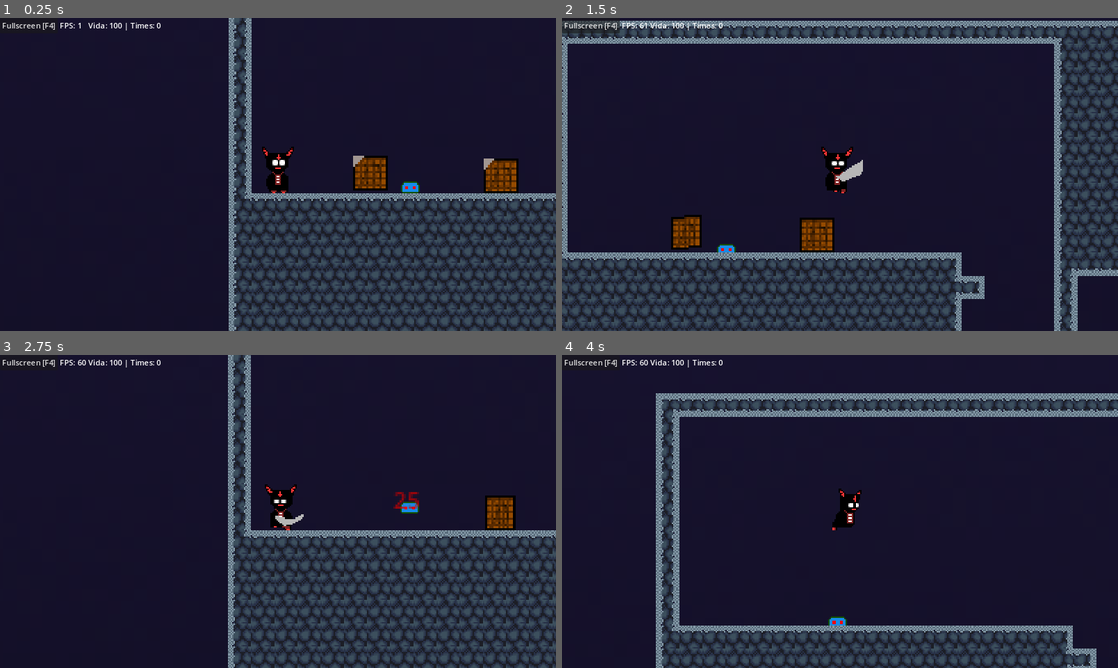
Above: before the commit, frames 1-4 (two rows, left to right).
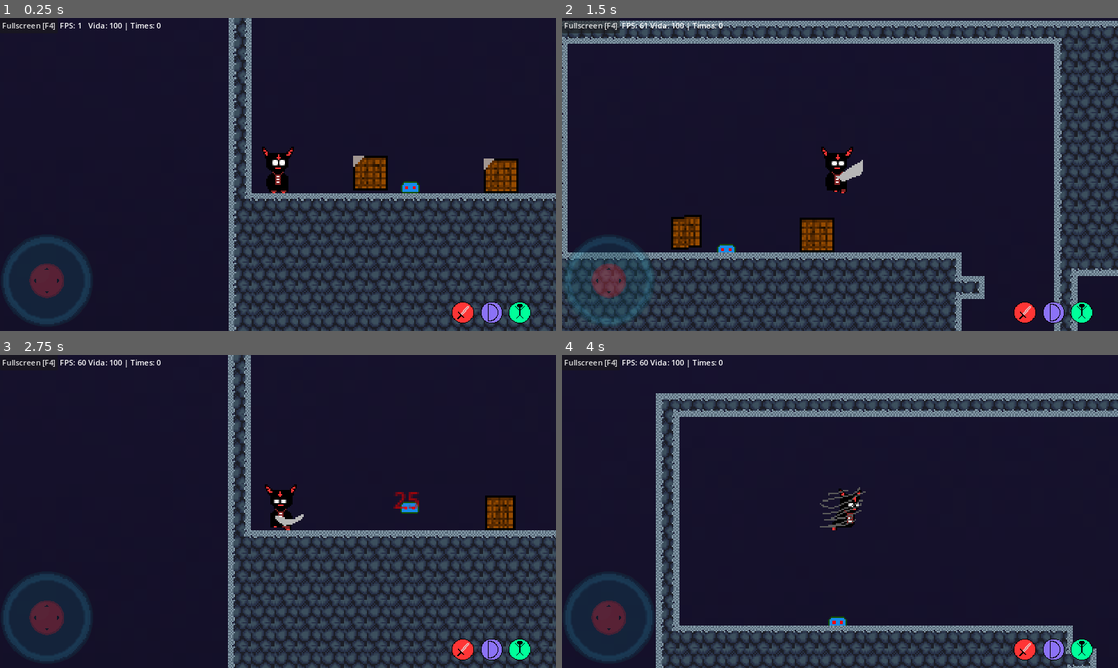
Above: after the commit, the same moments.

Repository: joaomoraski/proj-dev-jogos
Game: Godot game, scene res://world.tscn
The game is run twice, just before and just after one commit, with the same random seed, the same clock (stepped at 60 frames per second) and the same inputs.
Inputs (mouse positions are in pixels of both pictures, inside the frame that each line leads up to):
- Up to frame 1 (0.25 s): no input
- Up to frame 2 (1.5 s): move the mouse to (962, 158) at 0.52 s; hold Right (ui_right) 0.53-1.25 s; tap 1 (Attack) at 0.6 s; click (962, 158) at 0.67 s; tap Up (ui_up) at 0.77 s; tap Shift (dash) at 0.8 s; drag from (728, 190) to (862, 174) at 1.27 s
- Up to frame 3 (2.75 s): move the mouse to (333, 442) at 2.02 s; hold Left (ui_left) from 2.03 s (still down); tap 1 (Attack) at 2.1 s; tap Shift (dash) at 2.3 s
- Up to frame 4 (4 s): release Left (ui_left) at 2.75 s; drag from (812, 574) to (1067, 514) at 2.77 s; tap Enter at 3.5 s; move the mouse to (1006, 558) at 3.52 s; hold Right (ui_right) from 3.53 s (still down); hold F (interact) from 3.53 s (still down); tap Up (ui_up) at 3.77 s; tap Shift (dash) at 3.8 s

The runs differ from the first frame. In frame 1, 2.1% of the frame differs, in the area x 0-96%, y 70-98%; in frame 2, 2.0%; in frame 3, 2.1%; in frame 4, 2.3%, in the area x 0-96%, y 42-98%.

Commit message:
adicionando e arrumando interface jogavel pelo mobile

Diff:
--- a/souls-of-the-hollow/Player/dash.gd
+++ b/souls-of-the-hollow/Player/dash.gd
@@ -16,4 +16,5 @@
 	return !timer.is_stopped()
 
 func _on_dash_timer_timeout():
+	_player.onStateFinish()
 	_player.dash_collision_logic(true)
--- a/souls-of-the-hollow/Player/player.gd
+++ b/souls-of-the-hollow/Player/player.gd
@@ -2,7 +2,7 @@
 extends CharacterBody2D
 
 # Finite state machine
-enum PlayerStates {MOVE, ATTACK, DEAD} # Array padrao, 0, 1, 2, 3 , HURT, DEAD
+enum PlayerStates {MOVE, ATTACK, DEAD, DASH} # Array padrao, 0, 1, 2, 3 , HURT, DEAD
 var CurrentState = PlayerStates.MOVE # Estado atual do personagem
 
 @export var damage_node: PackedScene
@@ -54,6 +54,7 @@
 
 	if Input.is_action_just_pressed("dash"):
 		dash_collision_logic(false)
+		CurrentState = PlayerStates.DASH
 		dash.start_dash(dashlength)
 
 	SPEED = dashspeed if dash.is_dashing() else normalSpeed
@@ -81,29 +82,28 @@
 # Esquerda -1
 # cima -1
 func animatePlayer():
-	if not isAttacking:
-		if is_on_floor():
-			if velocity.x == 0.0:
-				$AnimatedSprite2D.play("Idle")
-			elif not dash.is_dashing():
-				$AnimatedSprite2D.play("Walk")
+	if CurrentState == PlayerStates.MOVE:
+		if not isAttacking:
+			if is_on_floor():
+				if velocity.x == 0.0:
+					$AnimatedSprite2D.play("Idle")
+				elif not dash.is_dashing():
+					$AnimatedSprite2D.play("Walk")
+			else:
+				if velocity.y < 0 or _double_jump and not dash.is_dashing():
+					$AnimatedSprite2D.play("Jump")
+				if velocity.y > 10 and not dash.is_dashing():
+					$AnimatedSprite2D.play("Fall")
 		else:
-			if velocity.y < 0 or _double_jump and not dash.is_dashing():
-				$AnimatedSprite2D.play("Jump")
-			if velocity.y > 10 and not dash.is_dashing():
-				$AnimatedSprite2D.play("Fall")
-	else:
-		$AnimatedSprite2D.play("Attack")
-
-
-	if dash.is_dashing():
+			$AnimatedSprite2D.play("Attack")
+	if CurrentState == PlayerStates.DASH and dash.is_dashing():
 		$AnimatedSprite2D.play("Dash")
 
 	$AnimatedSprite2D.flip_h = false if _direction > 0.0 else true
 	$AttackCollision/CollisionShape2D.position = Vector2(0,2) if _direction > 0 else Vector2(invertAttackCollision,2)
 
 func CheckAndExecuteAttack():
-	if Input.is_action_just_pressed("Attack"):
+	if Input.is_action_just_pressed("Attack") and not CurrentState == PlayerStates.DASH:
 		$AttackCollision/CollisionShape2D.disabled = false
 		isAttacking = true
 
@@ -135,6 +135,9 @@
 	get_tree().reload_current_scene()
 	game_controller.setup_player(BASE_HEALTH, BASE_DAMAGE)
 
+func onStateFinish():
+	CurrentState = PlayerStates.MOVE
+
 func _on_animated_sprite_2d_animation_finished():
 	if $AnimatedSprite2D.animation == "Attack":
 		$AttackCollision/CollisionShape2D.disabled = true
--- a/souls-of-the-hollow/Player/player.tscn
+++ b/souls-of-the-hollow/Player/player.tscn
@@ -236,7 +236,7 @@
 size = Vector2(14, 27)
 
 [sub_resource type="RectangleShape2D" id="RectangleShape2D_iuhsv"]
-size = Vector2(12.75, 30)
+size = Vector2(16, 30)
 
 [sub_resource type="RectangleShape2D" id="RectangleShape2D_x0ynk"]
 size = Vector2(18, 27)
@@ -260,7 +260,7 @@
 [node name="AttackCollision" type="Area2D" parent="."]
 light_mask = 8
 visibility_layer = 17
-position = Vector2(16, 2)
+position = Vector2(18, 2)
 
 [node name="CollisionShape2D" type="CollisionShape2D" parent="AttackCollision"]
 shape = SubResource("RectangleShape2D_iuhsv")
--- a/souls-of-the-hollow/UI/MobileInput/ButtonAttack/button_attack.tscn
+++ b/souls-of-the-hollow/UI/MobileInput/ButtonAttack/button_attack.tscn
@@ -1,15 +1,15 @@
 [gd_scene load_steps=4 format=3 uid="uid://d00gvi7bt2pgc"]
 
 [ext_resource type="Script" path="res://UI/MobileInput/ButtonAttack/button_attack.gd" id="1_c2js4"]
-[ext_resource type="Texture2D" uid="uid://bjglsy3ewuln" path="res://UI/MobileInput/Textures/button_a_normal.png" id="1_obxio"]
-[ext_resource type="Texture2D" uid="uid://mj0i3tgqt062" path="res://UI/MobileInput/Textures/button_a_pressed.png" id="2_svlwp"]
+[ext_resource type="Texture2D" uid="uid://ckbrh6b0wlarm" path="res://UI/MobileInput/ButtonAttack/AttackButton-Normal.png" id="2_engwe"]
+[ext_resource type="Texture2D" uid="uid://bgy04cxfiked7" path="res://UI/MobileInput/ButtonAttack/AttackButton-Pressed.png" id="3_o01j1"]
 
 [node name="ButtonAttack" type="Node2D"]
 script = ExtResource("1_c2js4")
 
 [node name="ButtonAttack" type="TouchScreenButton" parent="."]
-texture_normal = ExtResource("1_obxio")
-texture_pressed = ExtResource("2_svlwp")
+texture_normal = ExtResource("2_engwe")
+texture_pressed = ExtResource("3_o01j1")
 
 [connection signal="pressed" from="ButtonAttack" to="." method="_on_TouchScreenButton_pressed"]
 [connection signal="released" from="ButtonAttack" to="." method="_on_TouchScreenButton_released"]
--- /dev/null
+++ b/souls-of-the-hollow/UI/MobileInput/ButtonDodge/button_dodge.gd
@@ -0,0 +1,17 @@
+class_name ButtonDodge
+extends Node2D
+
+@export var button_action: String = "dash"
+
+func _new_input(action: String, pressed: bool) -> void:
+	var ev: InputEventAction = InputEventAction.new()
+	ev.action = action
+	ev.pressed = pressed
+	Input.parse_input_event(ev)
+
+func _on_TouchScreenButton_pressed() -> void:
+	_new_input(button_action, true)
+
+func _on_TouchScreenButton_released() -> void:
+	# Precisa tirar o acesso ao botão enquanto inventário estiver aberto
+	_new_input(button_action, false)
--- a/souls-of-the-hollow/UI/MobileInput/ButtonDodge/button_dodge.tscn
+++ b/souls-of-the-hollow/UI/MobileInput/ButtonDodge/button_dodge.tscn
@@ -1,15 +1,16 @@
 [gd_scene load_steps=4 format=3 uid="uid://b2bap0ep06arb"]
 
-[ext_resource type="Script" path="res://UI/MobileInput/ButtonAttack/button_attack.gd" id="1_48acw"]
-[ext_resource type="Texture2D" uid="uid://bjglsy3ewuln" path="res://UI/MobileInput/Textures/button_a_normal.png" id="2_8khrc"]
-[ext_resource type="Texture2D" uid="uid://mj0i3tgqt062" path="res://UI/MobileInput/Textures/button_a_pressed.png" id="3_m1y63"]
+[ext_resource type="Script" path="res://UI/MobileInput/ButtonDodge/button_dodge.gd" id="1_6ecie"]
+[ext_resource type="Texture2D" uid="uid://41bd74u7eyr" path="res://UI/MobileInput/ButtonDodge/DashButton-Normal.png" id="2_prbn8"]
+[ext_resource type="Texture2D" uid="uid://dknvlngpqtv4n" path="res://UI/MobileInput/ButtonDodge/DashButton-Pressed.png" id="3_rkxtu"]
 
-[node name="ButtonAttack" type="Node2D"]
-script = ExtResource("1_48acw")
+[node name="ButtonDodge" type="Node2D"]
+script = ExtResource("1_6ecie")
+button_action = null
 
-[node name="ButtonAttack" type="TouchScreenButton" parent="."]
-texture_normal = ExtResource("2_8khrc")
-texture_pressed = ExtResource("3_m1y63")
+[node name="ButtonDodge" type="TouchScreenButton" parent="."]
+texture_normal = ExtResource("2_prbn8")
+texture_pressed = ExtResource("3_rkxtu")
 
-[connection signal="pressed" from="ButtonAttack" to="." method="_on_TouchScreenButton_pressed"]
-[connection signal="released" from="ButtonAttack" to="." method="_on_TouchScreenButton_released"]
+[connection signal="pressed" from="ButtonDodge" to="." method="_on_TouchScreenButton_pressed"]
+[connection signal="released" from="ButtonDodge" to="." method="_on_TouchScreenButton_released"]
--- a/souls-of-the-hollow/UI/MobileInput/ButtonJump/button_jump.tscn
+++ b/souls-of-the-hollow/UI/MobileInput/ButtonJump/button_jump.tscn
@@ -1,15 +1,15 @@
 [gd_scene load_steps=4 format=3 uid="uid://cb1gwekpgb0gg"]
 
 [ext_resource type="Script" path="res://UI/MobileInput/ButtonJump/button_jump.gd" id="1_ci1lc"]
-[ext_resource type="Texture2D" uid="uid://bjglsy3ewuln" path="res://UI/MobileInput/Textures/button_a_normal.png" id="2_2xhwh"]
-[ext_resource type="Texture2D" uid="uid://mj0i3tgqt062" path="res://UI/MobileInput/Textures/button_a_pressed.png" id="3_5cpgi"]
+[ext_resource type="Texture2D" uid="uid://cpgsa2d2ppnb1" path="res://UI/MobileInput/ButtonJump/JumpButton-Normal.png" id="2_krpkn"]
+[ext_resource type="Texture2D" uid="uid://cw5l2nodl534d" path="res://UI/MobileInput/ButtonJump/JumpButton-Pressed.png" id="3_1bgsi"]
 
 [node name="ButtonJump" type="Node2D"]
 script = ExtResource("1_ci1lc")
 
 [node name="ButtonJump" type="TouchScreenButton" parent="."]
-texture_normal = ExtResource("2_2xhwh")
-texture_pressed = ExtResource("3_5cpgi")
+texture_normal = ExtResource("2_krpkn")
+texture_pressed = ExtResource("3_1bgsi")
 
 [connection signal="pressed" from="ButtonJump" to="." method="_on_TouchScreenButton_pressed"]
 [connection signal="released" from="ButtonJump" to="." method="_on_TouchScreenButton_released"]
--- a/souls-of-the-hollow/UI/MobileInput/Joystick.gd
+++ b/souls-of-the-hollow/UI/MobileInput/Joystick.gd
@@ -103,7 +103,8 @@
 		if not event.pressed:
 			_active = false
 			_input_vector = Vector2.ZERO
-			_point.visible = false
+#			_point.visible = false
+			_point.position = Vector2(64,64)
 			_touch_id = -1
 			_generate_input_events()
 
--- a/souls-of-the-hollow/UI/floating_numbers.tscn
+++ b/souls-of-the-hollow/UI/floating_numbers.tscn
@@ -1,4 +1,43 @@
 [gd_scene load_steps=4 format=3 uid="uid://bwdkf3dk1c25m"]
+
+[sub_resource type="Animation" id="Animation_r4loj"]
+length = 0.001
+tracks/0/type = "value"
+tracks/0/imported = false
+tracks/0/enabled = true
+tracks/0/path = NodePath(".:scale")
+tracks/0/interp = 1
+tracks/0/loop_wrap = true
+tracks/0/keys = {
+"times": PackedFloat32Array(0),
+"transitions": PackedFloat32Array(1),
+"update": 0,
+"values": [Vector2(1.5, 1.5)]
+}
+tracks/1/type = "value"
+tracks/1/imported = false
+tracks/1/enabled = true
+tracks/1/path = NodePath(".:self_modulate")
+tracks/1/interp = 1
+tracks/1/loop_wrap = true
+tracks/1/keys = {
+"times": PackedFloat32Array(0),
+"transitions": PackedFloat32Array(1),
+"update": 0,
+"values": [Color(1, 1, 1, 0)]
+}
+tracks/2/type = "value"
+tracks/2/imported = false
+tracks/2/enabled = true
+tracks/2/path = NodePath(".:modulate")
+tracks/2/interp = 1
+tracks/2/loop_wrap = true
+tracks/2/keys = {
+"times": PackedFloat32Array(0),
+"transitions": PackedFloat32Array(1),
+"update": 0,
+"values": [Color(0.803922, 0, 0, 1)]
+}
 
 [sub_resource type="Animation" id="Animation_gnarn"]
 resource_name = "popup"
@@ -54,45 +93,6 @@
 "values": [Color(1, 0, 0, 1), Color(0.803922, 0, 0, 1), Color(0.803922, 0, 0, 0)]
 }
 
-[sub_resource type="Animation" id="Animation_r4loj"]
-length = 0.001
-tracks/0/type = "value"
-tracks/0/imported = false
-tracks/0/enabled = true
-tracks/0/path = NodePath(".:scale")
-tracks/0/interp = 1
-tracks/0/loop_wrap = true
-tracks/0/keys = {
-"times": PackedFloat32Array(0),
-"transitions": PackedFloat32Array(1),
-"update": 0,
-"values": [Vector2(1.5, 1.5)]
-}
-tracks/1/type = "value"
-tracks/1/imported = false
-tracks/1/enabled = true
-tracks/1/path = NodePath(".:self_modulate")
-tracks/1/interp = 1
-tracks/1/loop_wrap = true
-tracks/1/keys = {
-"times": PackedFloat32Array(0),
-"transitions": PackedFloat32Array(1),
-"update": 0,
-"values": [Color(1, 1, 1, 0)]
-}
-tracks/2/type = "value"
-tracks/2/imported = false
-tracks/2/enabled = true
-tracks/2/path = NodePath(".:modulate")
-tracks/2/interp = 1
-tracks/2/loop_wrap = true
-tracks/2/keys = {
-"times": PackedFloat32Array(0),
-"transitions": PackedFloat32Array(1),
-"update": 0,
-"values": [Color(0.803922, 0, 0, 1)]
-}
-
 [sub_resource type="AnimationLibrary" id="AnimationLibrary_j0uii"]
 _data = {
 "RESET": SubResource("Animation_r4loj"),
--- a/souls-of-the-hollow/game_init.gd
+++ b/souls-of-the-hollow/game_init.gd
@@ -3,3 +3,5 @@
 
 func _ready() -> void:
 	game_controller.init($Player, $Player/Camera2D)
+	$Audio.play(4.6)
+	$Audio.stream.loop = true
--- a/souls-of-the-hollow/world.tscn
+++ b/souls-of-the-hollow/world.tscn
@@ -8,6 +8,7 @@
 [ext_resource type="PackedScene" uid="uid://bdutc403hjyxc" path="res://Maps/Objects/Crates/crates.tscn" id="3_bpwmo"]
 [ext_resource type="PackedScene" uid="uid://cb1gwekpgb0gg" path="res://UI/MobileInput/ButtonJump/button_jump.tscn" id="3_xfuj0"]
 [ext_resource type="Script" path="res://LabelFPS.gd" id="4_k0015"]
+[ext_resource type="PackedScene" uid="uid://b2bap0ep06arb" path="res://UI/MobileInput/ButtonDodge/button_dodge.tscn" id="5_d82yw"]
 [ext_resource type="Script" path="res://ButtonFullscreen.gd" id="5_ir848"]
 [ext_resource type="Script" path="res://Player/LabelVida.gd" id="6_ev23u"]
 [ext_resource type="Texture2D" uid="uid://c8om0c18mbcye" path="res://Maps/FirstMap/Primera Fase Tileset.png" id="9_8rwcw"]
@@ -15,6 +16,7 @@
 [ext_resource type="PackedScene" uid="uid://bl2fdhp0vbrhc" path="res://Enemies/Slime/slime.tscn" id="10_iq0h4"]
 [ext_resource type="PackedScene" uid="uid://duhbwb3wyy5qm" path="res://Maps/exit_door.tscn" id="12_qpgwk"]
 [ext_resource type="PackedScene" uid="uid://bwdkf3dk1c25m" path="res://UI/floating_numbers.tscn" id="14_2784r"]
+[ext_resource type="AudioStream" uid="uid://cur4s8vbas1de" path="res://Sounds/Moonlight Sonata 1st Movement.mp3" id="16_ruasb"]
 
 [sub_resource type="TileSetAtlasSource" id="TileSetAtlasSource_wd4vp"]
 texture = ExtResource("9_8rwcw")
@@ -513,19 +515,23 @@
 [node name="CanvasLayer" type="CanvasLayer" parent="."]
 
 [node name="MobileInputs" type="Node2D" parent="CanvasLayer"]
-visible = false
 
 [node name="JoystickBase" parent="CanvasLayer/MobileInputs" instance=ExtResource("2_fjshj")]
-position = Vector2(1008, 516)
-scale = Vector2(1, 1)
-vanchor = 1
+position = Vector2(1, 448)
 
 [node name="Buttons" type="Node2D" parent="CanvasLayer/MobileInputs"]
 
 [node name="ButtonAttack" parent="CanvasLayer/MobileInputs/Buttons" instance=ExtResource("2_ggta7")]
+position = Vector2(935, 586)
+scale = Vector2(1.5, 1.5)
+
+[node name="ButtonDodge" parent="CanvasLayer/MobileInputs/Buttons" instance=ExtResource("5_d82yw")]
+position = Vector2(995, 586)
+scale = Vector2(1.5, 1.5)
 
 [node name="ButtonJump" parent="CanvasLayer/MobileInputs/Buttons" instance=ExtResource("3_xfuj0")]
-position = Vector2(66, 130)
+position = Vector2(1053, 586)
+scale = Vector2(1.5, 1.5)
 
 [node name="Label" type="Label" parent="CanvasLayer"]
 offset_left = 183.0
@@ -570,109 +576,106 @@
 [node name="Crate" parent="." groups=["damageIndicator"] instance=ExtResource("3_bpwmo")]
 position = Vector2(82, 146)
 
-[node name="Slime" parent="." instance=ExtResource("10_iq0h4")]
+[node name="enemies" type="Node2D" parent="." groups=["damageIndicator"]]
+
+[node name="Slime" parent="enemies" instance=ExtResource("10_iq0h4")]
 position = Vector2(110, 142)
 damage_node = ExtResource("14_2784r")
 
-[node name="Slime2" parent="." instance=ExtResource("10_iq0h4")]
+[node name="Slime2" parent="enemies" instance=ExtResource("10_iq0h4")]
 position = Vector2(20, 424)
 damage_node = ExtResource("14_2784r")
 
-[node name="Slime3" parent="." instance=ExtResource("10_iq0h4")]
+[node name="Slime3" parent="enemies" instance=ExtResource("10_iq0h4")]
 position = Vector2(64, 418)
 damage_node = ExtResource("14_2784r")
 
-[node name="Slime4" parent="." instance=ExtResource("10_iq0h4")]
+[node name="Slime4" parent="enemies" instance=ExtResource("10_iq0h4")]
 position = Vector2(118, 419)
 damage_node = ExtResource("14_2784r")
 
-[node name="Slime5" parent="." instance=ExtResource("10_iq0h4")]
+[node name="Slime5" parent="enemies" instance=ExtResource("10_iq0h4")]
 position = Vector2(182, 419)
 damage_node = ExtResource("14_2784r")
 
-[node name="Slime6" parent="." instance=ExtResource("10_iq0h4")]
+[node name="Slime6" parent="enemies" instance=ExtResource("10_iq0h4")]
 position = Vector2(236, 420)
 damage_node = ExtResource("14_2784r")
 
-[node name="Slime7" parent="." instance=ExtResource("10_iq0h4")]
+[node name="Slime7" parent="enemies" instance=ExtResource("10_iq0h4")]
 position = Vector2(193, 559)
 damage_node = ExtResource("14_2784r")
 
-[node name="Slime8" parent="." instance=ExtResource("10_iq0h4")]
+[node name="Slime8" parent="enemies" instance=ExtResource("10_iq0h4")]
 position = Vector2(106, 478)
 damage_node = ExtResource("14_2784r")
 
-[node name="Slime9" parent="." instance=ExtResource("10_iq0h4")]
+[node name="Slime9" parent="enemies" instance=ExtResource("10_iq0h4")]
 position = Vector2(50, 502)
 damage_node = ExtResource("14_2784r")
 
-[node name="Slime10" parent="." instance=ExtResource("10_iq0h4")]
+[node name="Slime10" parent="enemies" instance=ExtResource("10_iq0h4")]
 position = Vector2(39, 569)
 damage_node = ExtResource("14_2784r")
 
-[node name="Slime11" parent="." instance=ExtResource("10_iq0h4")]
+[node name="Slime11" parent="enemies" instance=ExtResource("10_iq0h4")]
 position = Vector2(100, 571)
 damage_node = ExtResource("14_2784r")
 
-[node name="Slime12" parent="." instance=ExtResource("10_iq0h4")]
+[node name="Slime12" parent="enemies" instance=ExtResource("10_iq0h4")]
 position = Vector2(134, 604)
 damage_node = ExtResource("14_2784r")
 
-[node name="Slime13" parent="." instance=ExtResource("10_iq0h4")]
+[node name="Slime13" parent="enemies" instance=ExtResource("10_iq0h4")]
 position = Vector2(279, 612)
 damage_node = ExtResource("14_2784r")
 
-[node name="Slime14" parent="." instance=ExtResource("10_iq0h4")]
+[node name="Slime14" parent="enemies" instance=ExtResource("10_iq0h4")]
 position = Vector2(473, 570)
 damage_node = ExtResource("14_2784r")
 
-[node name="Slime15" parent="." instance=ExtResource("10_iq0h4")]
+[node name="Slime15" parent="enemies" instance=ExtResource("10_iq0h4")]
 position = Vector2(588, 506)
 damage_node = ExtResource("14_2784r")
 
-[node name="Slime16" parent="." instance=ExtResource("10_iq0h4")]
+[node name="Slime16" parent="enemies" instance=ExtResource("10_iq0h4")]
 position = Vector2(455, 456)
 damage_node = ExtResource("14_2784r")
 
-[node name="Slime17" parent="." instance=ExtResource("10_iq0h4")]
-visible = false
+[node name="Slime17" parent="enemies" instance=ExtResource("10_iq0h4")]
 position = Vector2(528, 383)
 damage_node = ExtResource("14_2784r")
 
-[node name="Slime18" parent="." instance=ExtResource("10_iq0h4")]
-visible = false
+[node name="Slime18" parent="enemies" instance=ExtResource("10_iq0h4")]
 position = Vector2(634, 461)
 damage_node = ExtResource("14_2784r")
 
-[node name="Slime19" parent="." instance=ExtResource("10_iq0h4")]
-visible = false
+[node name="Slime19" parent="enemies" instance=ExtResource("10_iq0h4")]
 position = Vector2(715, 570)
 damage_node = ExtResource("14_2784r")
 
-[node name="Slime20" parent="." instance=ExtResource("10_iq0h4")]
-visible = false
+[node name="Slime20" parent="enemies" instance=ExtResource("10_iq0h4")]
 position = Vector2(884, 518)
 damage_node = ExtResource("14_2784r")
 
-[node name="Slime21" parent="." instance=ExtResource("10_iq0h4")]
-visible = false
+[node name="Slime21" parent="enemies" instance=ExtResource("10_iq0h4")]
 position = Vector2(932, 566)
 damage_node = ExtResource("14_2784r")
 
-[node name="Slime22" parent="." instance=ExtResource("10_iq0h4")]
-visible = false
+[node name="Slime22" parent="enemies" instance=ExtResource("10_iq0h4")]
 position = Vector2(1010, 516)
 damage_node = ExtResource("14_2784r")
 
-[node name="Slime23" parent="." instance=ExtResource("10_iq0h4")]
-visible = false
+[node name="Slime23" parent="enemies" instance=ExtResource("10_iq0h4")]
 position = Vector2(1010, 516)
 damage_node = ExtResource("14_2784r")
 
-[node name="enemies" type="Node2D" parent="." groups=["damageIndicator"]]
-
 [node name="ExitDoor" parent="." instance=ExtResource("12_qpgwk")]
 
+[node name="Audio" type="AudioStreamPlayer" parent="."]
+stream = ExtResource("16_ruasb")
+autoplay = true
+
 [connection signal="pressed" from="CanvasLayer/ButtonFullscreen" to="CanvasLayer/ButtonFullscreen" method="_on_pressed"]
 
 [editable path="Crate2"]
Not shown, added: souls-of-the-hollow/Sounds/Moonlight Sonata 1st Movement.mp3.import
Binary file added: souls-of-the-hollow/UI/MobileInput/ButtonAttack/AttackButton-Normal.png
Not shown, added: souls-of-the-hollow/UI/MobileInput/ButtonAttack/AttackButton-Normal.png.import
Binary file added: souls-of-the-hollow/UI/MobileInput/ButtonAttack/AttackButton-Pressed.png
Not shown, added: souls-of-the-hollow/UI/MobileInput/ButtonAttack/AttackButton-Pressed.png.import
Binary file added: souls-of-the-hollow/UI/MobileInput/ButtonDodge/DashButton-Normal.png
Not shown, added: souls-of-the-hollow/UI/MobileInput/ButtonDodge/DashButton-Normal.png.import
Binary file added: souls-of-the-hollow/UI/MobileInput/ButtonDodge/DashButton-Pressed.png
Not shown, added: souls-of-the-hollow/UI/MobileInput/ButtonDodge/DashButton-Pressed.png.import
Binary file added: souls-of-the-hollow/UI/MobileInput/ButtonJump/JumpButton-Normal.png
Not shown, added: souls-of-the-hollow/UI/MobileInput/ButtonJump/JumpButton-Normal.png.import
Binary file added: souls-of-the-hollow/UI/MobileInput/ButtonJump/JumpButton-Pressed.png
(and 19 more such lines)
